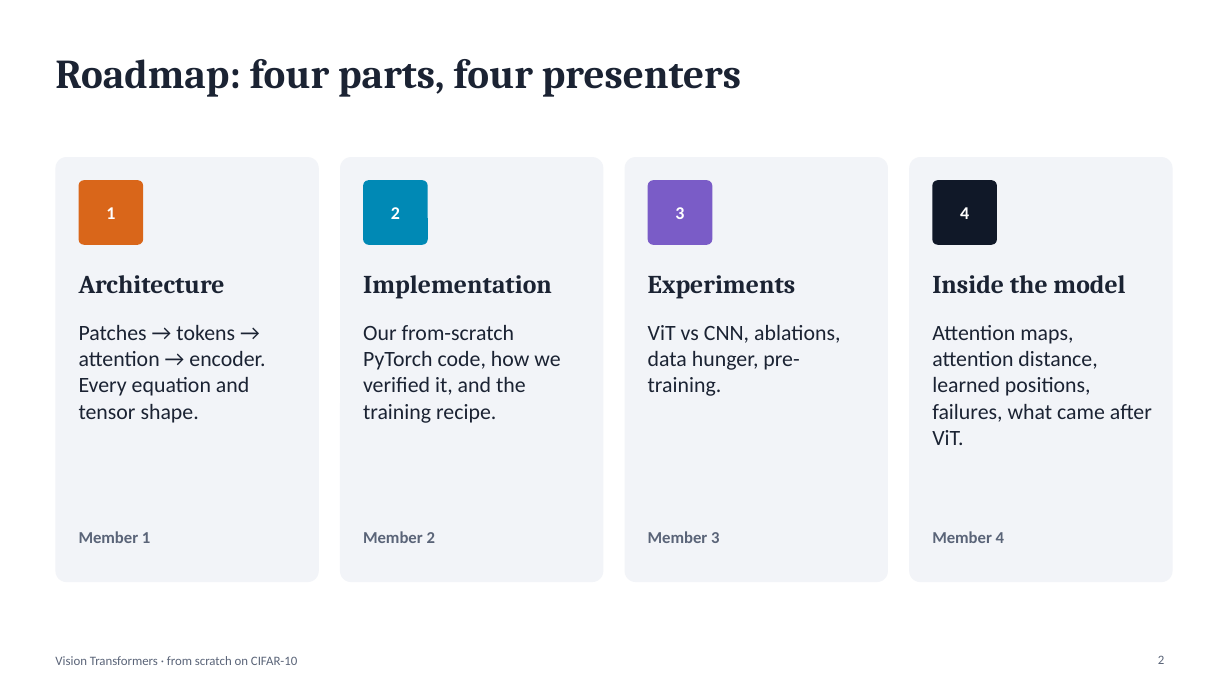
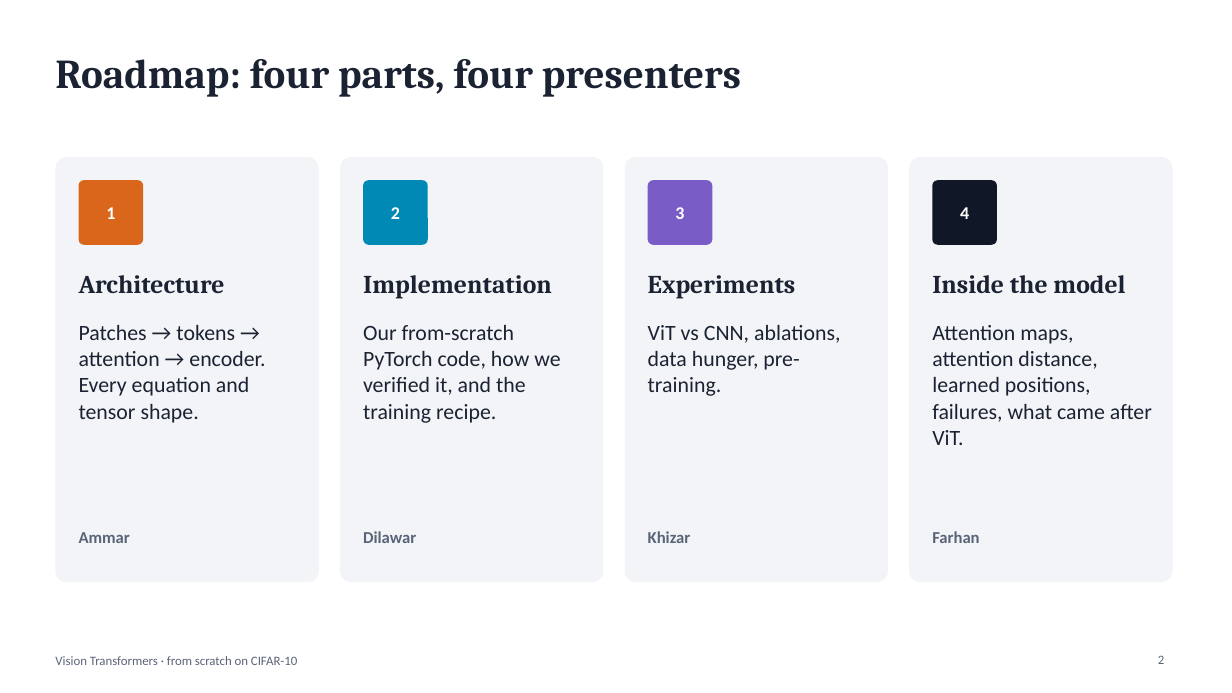
Before and after one commit to muhammadammar33/DL-presentation, a slide deck: slide 2 of ViT_Presentation.pptx. Drawn at 1232x693 pixels with LibreOffice and Linux fonts; fonts in the diff are those of the drawing. Boxes give left, top, right and bottom in pixels: in the first picture for what was removed or moved away, otherwise in the second. Text is boxed around its words. In the diff, an @@ line names an element or a change of style, - is before the commit and + after.

```diff
--- a/ViT_Presentation.pptx
+++ b/ViT_Presentation.pptx
@@ text at bbox=[79, 532, 130, 543]: text changed @@
-Member 1
+Ammar
@@ text at bbox=[363, 531, 416, 543]: text changed @@
-Member 2
+Dilawar
@@ text at bbox=[648, 531, 691, 543]: text changed @@
-Member 3
+Khizar
@@ text at bbox=[932, 531, 979, 543]: text changed @@
-Member 4
+Farhan
```
Also in this commit, not shown: 6 other slides changed, 3 other files.
